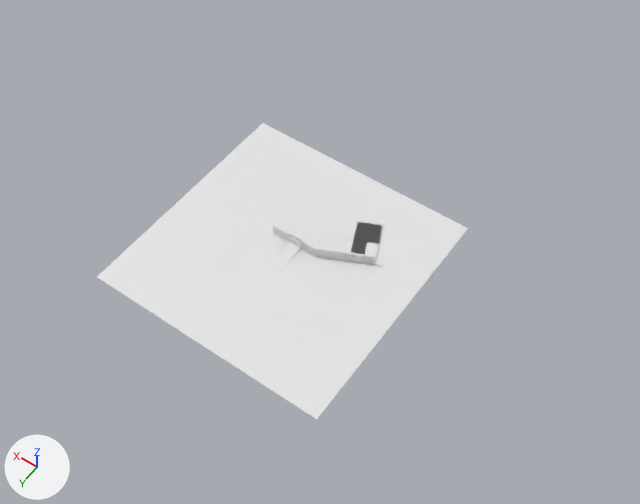
One commit to the Blender file zoo.blend: the scene before it, then after it.
Both versions are drawn from a 50 mm lens placed at (-310.0, 418.0, 628.0), pointed at (-14.0, 4.0, -23.0). Arrows for +X, +Y and +Z are at lower left; the lights stay in place. Text is drawn in Blender's own font.
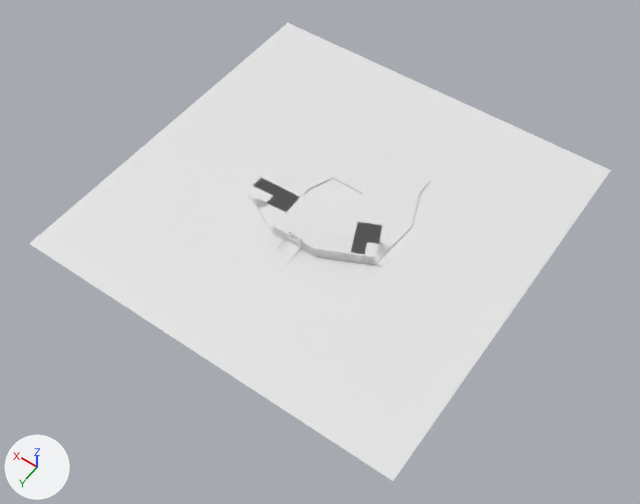
Changed parts and their boxes (x1, y1, x2, y2) in the pictures (640 x 504 px):
'Plane', moved, rescaled (57% wider, 55% taller)
    before: (97, 123, 468, 419)
    after: (29, 23, 611, 481)
'Cube', reshaped, moved, rescaled (150% wider, 134% taller)
    before: (273, 198, 346, 256)
    after: (247, 128, 431, 265)
part 1 of me_cube, added
    after: (247, 140, 420, 265)

The change, as a diff of the scene's bpy script:
```diff
--- a/zoo.blend.py
+++ b/zoo.blend.py
@@ me_cube @@
 # used by ob_cube; location = (0.0, 0.1, 0.3); scale = (22.6, 25.9, 1.0)
-me_cube.from_pydata(...)  # 8 vertices, 6 faces; spans x -1.0..1.0, y -1.0..1.0, z -1.0..1.0
+me_cube.from_pydata(...)  # 136 vertices, 102 faces; spans x -1.26..1.27, y -1.0..4.39, z -1.5..1.0
+# me_cube part 1
+# 57 vertices are added at x -1.26..1.27, y -0.31..4.38, z -1.5..0.5
+# 55 new vertices lie (0.0, 0.0, 2.0) away from vertices in x -1.26..1.27, y -0.31..4.38, z -1.45..-1.03
+# 6 new faces join them, mat_material_001 (white #e7e7e7)
+# 6 new faces join them, mat_material_002 (white #e7e7e7)
+# 6 new faces join them, mat_material_003 (white #e7e7e7)
+# 6 new faces join them, mat_material_006 (white #e7e7e7)
+# 6 new faces join them, mat_material_005 (white #e7e7e7)
+# 6 new faces join them, mat_material_004 (white #e7e7e7)
+# 6 new faces join them, mat_material_011 (white #e7e7e7)
+# 6 new faces join them, mat_material_010 (white #e7e7e7)
+# 6 new faces join them, mat_material_009 (white #e7e7e7)
+# 6 new faces join them, mat_material_008 (white #e7e7e7)
+# 6 new faces join them, mat_material_015 (white #e7e7e7)
+# 6 new faces join them, mat_material_014 (white #e7e7e7)
+# 6 new faces join them, mat_material_013 (white #e7e7e7)
+# 6 new faces join them, mat_material_012 (white #e7e7e7)
 me_cube.materials.append(mat_material)
+me_cube.materials.append(mat_material_001)  # white #e7e7e7
+me_cube.materials.append(mat_material_002)  # white #e7e7e7
+me_cube.materials.append(mat_material_003)  # white #e7e7e7
+me_cube.materials.append(mat_material_007)  # white #e7e7e7
+me_cube.materials.append(mat_material_006)  # white #e7e7e7
+me_cube.materials.append(mat_material_005)  # white #e7e7e7
+me_cube.materials.append(mat_material_004)  # white #e7e7e7
+me_cube.materials.append(mat_material_011)  # white #e7e7e7
+me_cube.materials.append(mat_material_010)  # white #e7e7e7
+me_cube.materials.append(mat_material_009)  # white #e7e7e7
+me_cube.materials.append(mat_material_008)  # white #e7e7e7
+me_cube.materials.append(mat_material_015)  # white #e7e7e7
+me_cube.materials.append(mat_material_014)  # white #e7e7e7
+me_cube.materials.append(mat_material_013)  # white #e7e7e7
+me_cube.materials.append(mat_material_012)  # white #e7e7e7
@@ ob_cube @@
 ob_cube = bpy.data.objects.new('Cube', me_cube)
-ob_cube.location = (0.0, 0.1, 0.3)
-ob_cube.scale = (22.6, 25.9, 1.0)
+ob_cube.location = (-0.1, -87.5, 0.5)
+ob_cube.scale = (60.6, 25.9, 1.0)
@@ ob_plane @@
 ob_plane = bpy.data.objects.new('Plane', me_plane)
-ob_plane.location = (0.0, 36.0, 0.0)
-ob_plane.scale = (119.0, 119.0, 1.0)
+ob_plane.location = (0.0, -31.7, 0.0)
+ob_plane.scale = (195.0, 195.0, 0.986)
```
